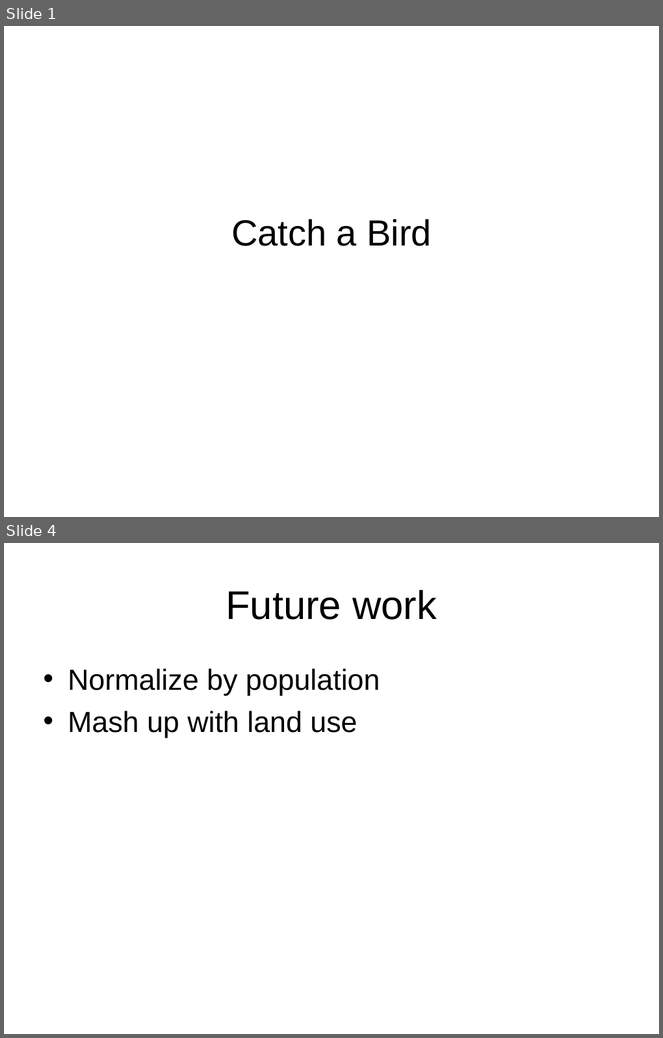
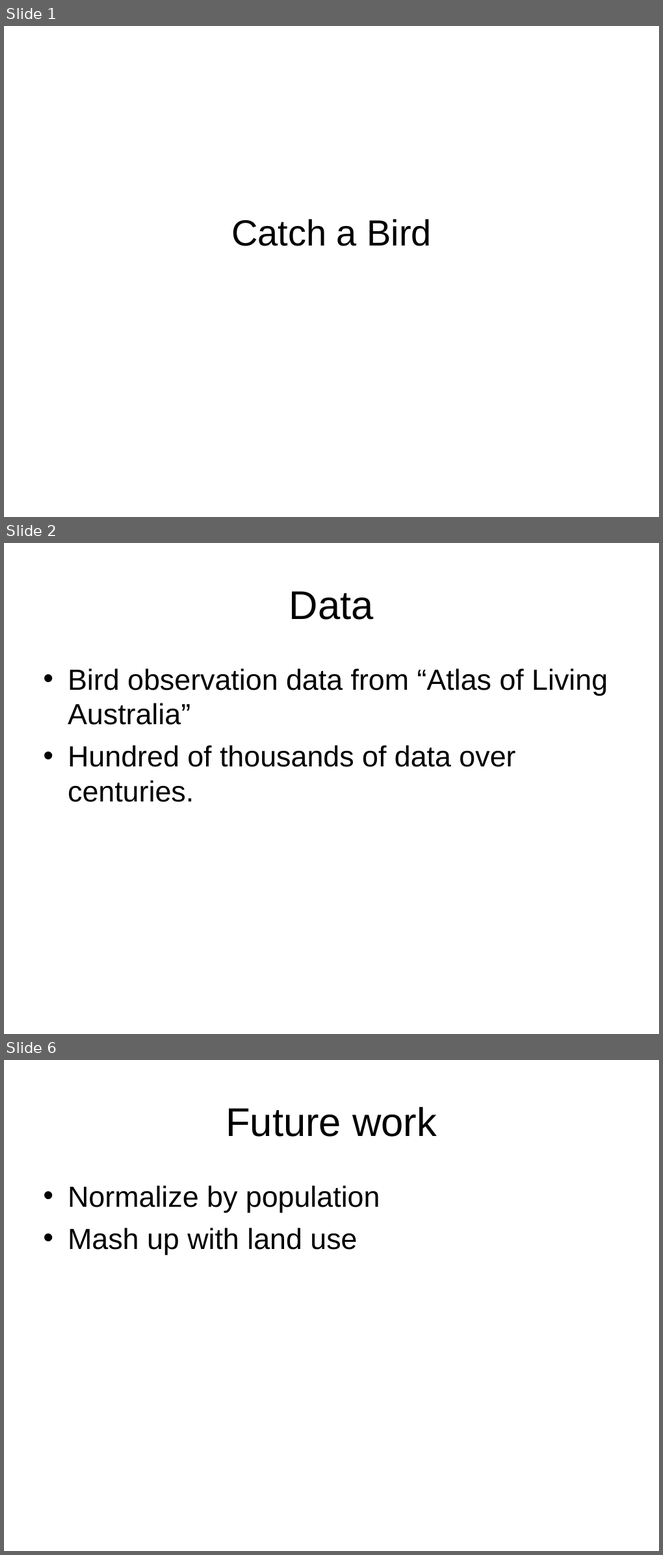
Before and after one commit to madhuracj/CatchABird, a slide deck: 1094.ppt. Shown one above the other, each under a label of ours: slides 1 and 4 before the commit, slides 1, 2 and 6 after it; the slides between them are not shown. The pictures are 663x1038 and 663x1555 pixels, drawn with LibreOffice and Linux fonts; fonts in the diff are those of the drawing; background and template pictures are left out. Boxes give left, top, right and bottom in pixels: in the first picture for what was removed or moved away, otherwise in the second. Text is boxed around its words. In the diff, an @@ line names an element or a change of style, - is before the commit and + after.

```diff
--- a/1094.ppt
+++ b/1094.ppt
@@ slide 2 added at [4,543,659,1034], background picture (left out) @@
@@ title added at [289,591,374,620], 44 pt, text #000000 @@
+Data
@@ text added at [68,668,608,802], 32 pt, text #000000 @@
+• Bird observation data from “Atlas of Living Australia”
+• Hundred of thousands of data over centuries.
@@ what was slide 4 is now slide 6 @@
```
Also in this commit, not shown: 2 slides changed, 1 other slide added.
